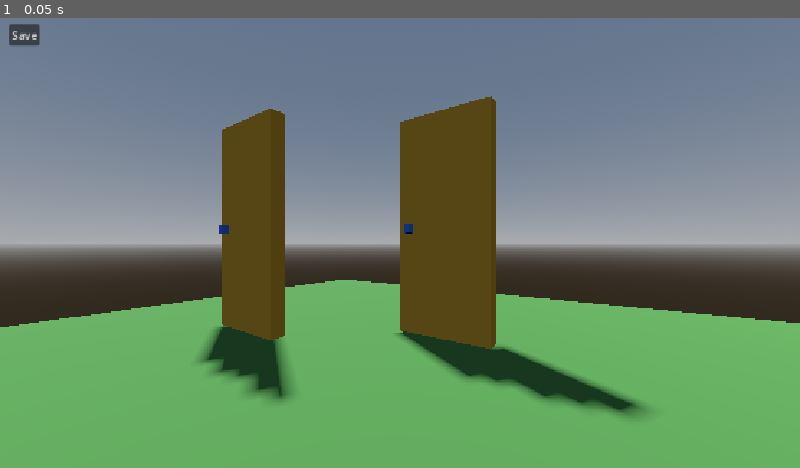
Above: before the commit, frame 1.
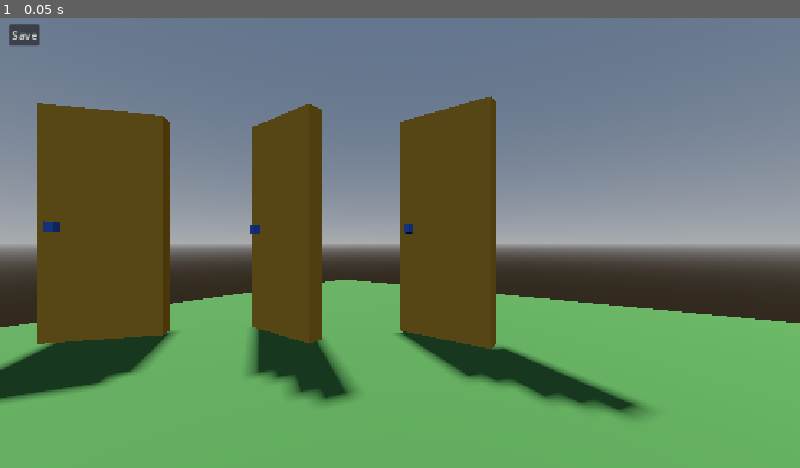
Above: after the commit, the same moment.

Repository: Data1992/pugk26
Game: Godot game, scene res://level_2.tscn
Two runs of this game, one before a commit and one after it. Both use one fixed random seed, a clock stepped at 60 frames per second and the inputs below. The engine's default icon, where the game draws it, is replaced by a stand-in: a white triangle on a blue panel in a dark square.
Inputs:
- Up to frame 1 (0.05 s): no input

The runs differ from the first frame. In frame 1, 17% of the frame differs, in the area x 0-45%, y 18-86%.
Error before the commit: Attempt to call function 'get_as_text' in base 'null instance' on a null instance. (res://level_2.gd:14)

Commit message:
Load and store level state with node groups

Diff:
--- a/door.gd
+++ b/door.gd
@@ -2,6 +2,16 @@
 
 @onready var animation_player: AnimationPlayer = %AnimationPlayer
 var is_open: bool = false
+
+func _ready() -> void:
+	print("ready door")
+
+func update_state() -> void:
+	if is_open:
+		open()
+	else:
+		close()
+	animation_player.seek(animation_player.current_animation_length)
 
 func open():
 	animation_player.play("open")
--- /dev/null
+++ b/interactive_door.gd
@@ -0,0 +1,12 @@
+extends Node3D
+
+@onready var door: Node3D = $Door
+
+# get-set-Paar
+
+func is_open() -> bool:
+	return door.is_open
+
+func set_open(is_open: bool) -> void:
+	door.is_open = is_open
+	door.update_state()
--- a/interactive_door.tscn
+++ b/interactive_door.tscn
@@ -1,9 +1,11 @@
 [gd_scene format=3 uid="uid://dublo73fax1mq"]
 
 [ext_resource type="PackedScene" uid="uid://ch0feiv7ee08n" path="res://door.tscn" id="1_4an7i"]
+[ext_resource type="Script" uid="uid://cgc8lg2dwsyv3" path="res://interactive_door.gd" id="1_e714g"]
 [ext_resource type="PackedScene" uid="uid://b653orpt1qryy" path="res://button.tscn" id="2_e714g"]
 
 [node name="InteractiveDoor" type="Node3D" unique_id=721382887]
+script = ExtResource("1_e714g")
 
 [node name="Door" parent="." unique_id=50553389 instance=ExtResource("1_4an7i")]
 transform = Transform3D(1, 0, 0, 0, 1, 0, 0, 0, 1, 0, 0.61591643, 0)
--- a/level_2.gd
+++ b/level_2.gd
@@ -1,28 +1,47 @@
 extends Node3D
 
-@onready var interactive_door: Node3D = %InteractiveDoor
-@onready var interactive_door_2: Node3D = %InteractiveDoor2
+## Dateipfad für Level-Zustand
+const STATE_FILE: String = "user://level_state.json"
 
-var level_state = {
-	"is_door_1_open": "",
-	"is_door_2_open": "",
-}
+## Alle Türen, deren Zustand gespeichert werden kann
+var doors: Array[Node]
+## Level-Zustand, wird im Nutzer-Ordner gespeichert
+var level_state = {}
 
 # Called when the node enters the scene tree for the first time.
 func _ready() -> void:
-	var file = FileAccess.open("user://level_state.json", FileAccess.READ)
-	var json = file.get_as_text()
-	level_state = JSON.parse_string(json)
-	print(level_state.is_door_1_open)
-	print(level_state.is_door_2_open)
-
-# Called every frame. 'delta' is the elapsed time since the previous frame.
-func _process(delta: float) -> void:
-	pass
-
+	# Türen aus der Szene abrufen, wichtig: Elemente
+	# müssen der Szenen-Gruppe "doors" zugewiesen sein
+	doors = get_tree().get_nodes_in_group("doors")
+	# Gespeicherten Level-Zustand laden
+	load_level_state()
+	# Level-Zustand auf Türen anwenden
+	for door in doors:
+		if level_state.has(door.name):
+			var door_is_open = level_state.get(door.name)
+			door.set_open(door_is_open)
 
 func _on_save_button_pressed() -> void:
-	var file = FileAccess.open("user://level_state.json", FileAccess.WRITE_READ)
+	# Türen in Level-Zustand übertragen
+	for door in doors:
+		var door_is_open = door.is_open()
+		level_state.set(door.name, door_is_open)
+	# Level-Zustand speichern
+	save_level_state()
+
+## Gespeicherten Level-Zustand laden
+func load_level_state() -> void:
+	var file = FileAccess.open(STATE_FILE, FileAccess.READ)
+	# Existiert die Datei?
+	if file:
+		var json = file.get_as_text()
+		var state = JSON.parse_string(json)
+		# Beinhaltet die Datei wirklich JSON?
+		if state:
+			level_state = state
+
+## Level-Zustand speichern
+func save_level_state() -> void:
+	var file = FileAccess.open(STATE_FILE, FileAccess.WRITE_READ)
 	file.store_string(JSON.stringify(level_state))
 	file.close()
-	print("saved")
--- a/level_2.tscn
+++ b/level_2.tscn
@@ -36,15 +36,19 @@
 transform = Transform3D(3, 0, 0, 0, 0.05, 0, 0, 0, 5, 0, 0, 0)
 mesh = SubResource("BoxMesh_c52ky")
 
-[node name="InteractiveDoor" parent="." unique_id=721382887 instance=ExtResource("1_jg0dc")]
+[node name="InteractiveDoor" parent="." unique_id=721382887 groups=["doors"] instance=ExtResource("1_jg0dc")]
 unique_name_in_owner = true
 
 [node name="Camera3D" type="Camera3D" parent="." unique_id=1818921757]
 transform = Transform3D(0.56649816, 0, -0.824063, 0, 1, 0, 0.824063, 0, 0.56649816, -1.3915645, 0.5222589, 0.41368926)
 
-[node name="InteractiveDoor2" parent="." unique_id=365591848 instance=ExtResource("1_jg0dc")]
+[node name="InteractiveDoor2" parent="." unique_id=365591848 groups=["doors"] instance=ExtResource("1_jg0dc")]
 unique_name_in_owner = true
-transform = Transform3D(1, 0, 0, 0, 1, 0, 0, 0, 1, -0.50543094, 0, -0.9508382)
+transform = Transform3D(1, 0, 0, 0, 1, 0, 0, 0, 1, -0.42728806, 0, -0.750882)
+
+[node name="InteractiveDoor3" parent="." unique_id=1936614356 groups=["doors"] instance=ExtResource("1_jg0dc")]
+unique_name_in_owner = true
+transform = Transform3D(0.6345244, 0, 0.77290285, 0, 1, 0, -0.77290285, 0, 0.6345244, -0.7924048, 0, -1.538305)
 
 [node name="CanvasLayer" type="CanvasLayer" parent="." unique_id=480945382]
 
Not shown, added: interactive_door.gd.uid
